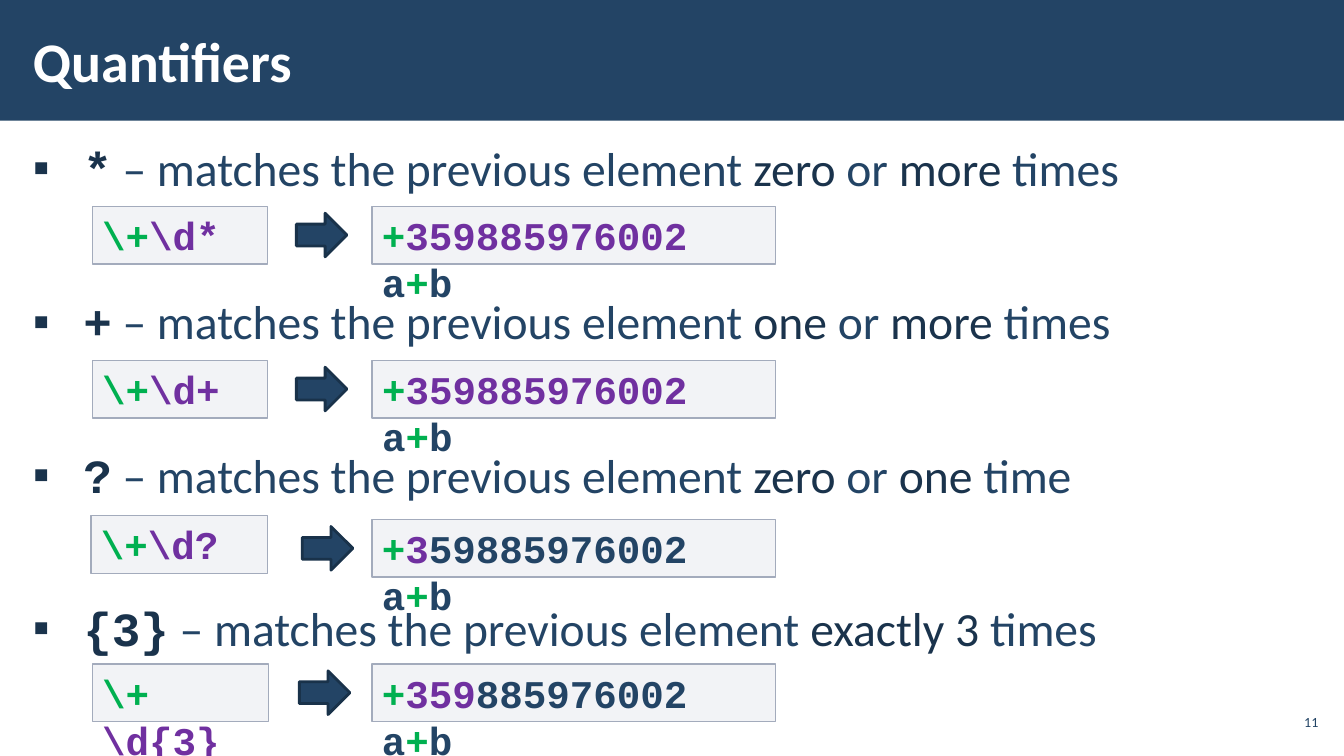
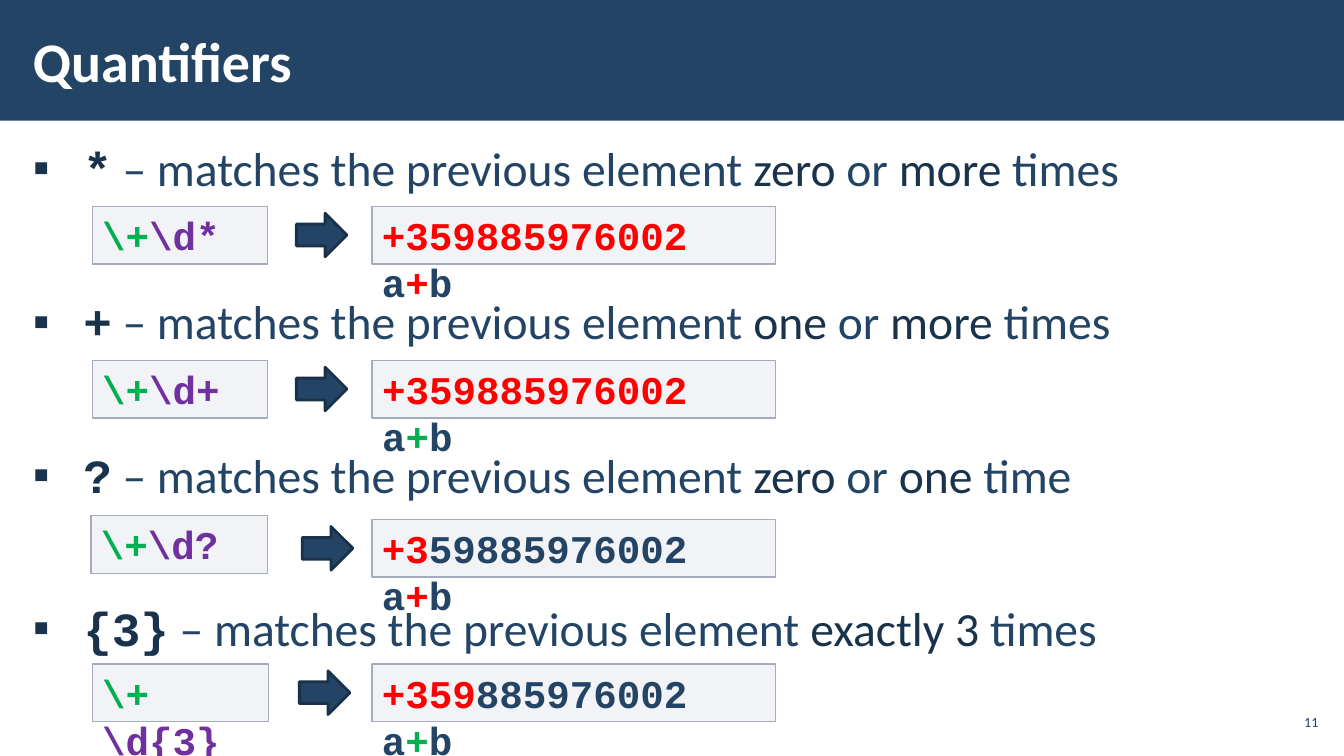
Before and after one commit to danielkermenliyski/SoftUni, a slide deck: slide 11 of JS Fundamentals/31 & 32 Regular Expressions/JS-Fundamentals-Regular-Expressions.pptx. Drawn at 1344x756 pixels with LibreOffice and Linux fonts; fonts in the diff are those of the drawing; background and template pictures are left out. Boxes give left, top, right and bottom in pixels: in the first picture for what was removed or moved away, otherwise in the second. Text is boxed around its words. In the diff, an @@ line names an element or a change of style, - is before the commit and + after.

```diff
--- a/JS Fundamentals/31 & 32 Regular Expressions/JS-Fundamentals-Regular-Expressions.pptx
+++ b/JS Fundamentals/31 & 32 Regular Expressions/JS-Fundamentals-Regular-Expressions.pptx
@@ rectangle "+359885976002 a+b" at (372,207,775,264): text colour #00B050 to #FF0000 in "+359885976002 a+b"; text colour #7030A0 to #FF0000 in "+359885976002" @@
@@ rectangle "+359885976002 a+b" at (372,361,775,418): text colour #00B050 to #FF0000, text colour #7030A0 to #FF0000 in "+359885976002" @@
@@ rectangle "+359885976002 a+b" at (372,519,775,577): text colour #00B050 to #FF0000 in "+359885976002 a+b"; text colour #7030A0 to #FF0000 in "+359885976002" @@
@@ rectangle "+359885976002 a+b" at (372,664,775,722): text colour #00B050 to #FF0000, text colour #7030A0 to #FF0000 in "+359885976002" @@
```
Also in this commit, not shown: 2 other files.
